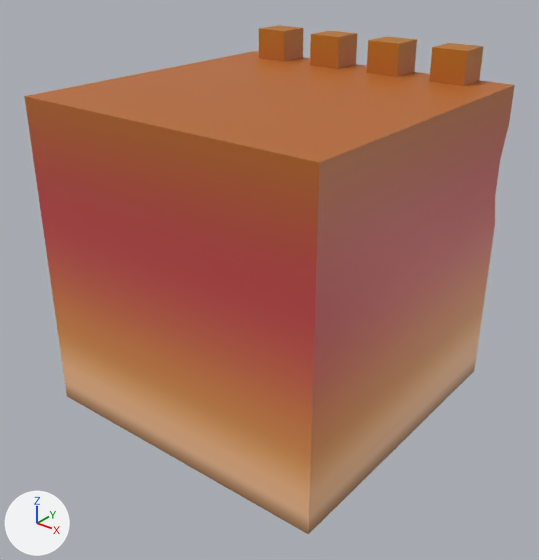
The FBX model Assets/Models/TileSets/Tileset 1/fort5.001.fbx, before and after one commit.
Camera for both pictures: a camera (50 mm lens) standing at (1.337, -1.708, 0.946) and looking at (0.02, -0.062, -0.075). The lights are fixed; the arrows at lower left show +X, +Y and +Z. Where no turn or scale is listed for an object, it has been applied to the vertices.

The first picture shows 'fort5.001'.
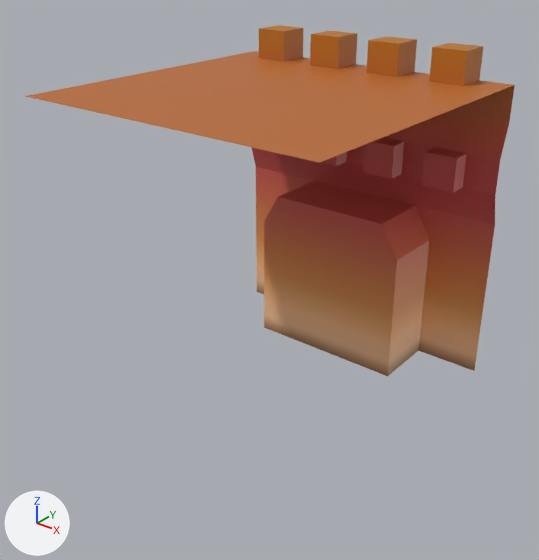
Edits to the bpy script that builds the scene:
```text
Change me_cube_080:
    used by ob_fort5_001; location = (0.0, 0.0, 0.0)
    remove me_cube_080.from_pydata(...)  # 228 vertices, 142 faces; spans x -0.5..0.5, y -0.5..0.5, z -0.5..0.6
    add me_cube_080.from_pydata(...)  # 182 vertices, 138 faces; spans x -0.5..0.5, y -0.5..0.5, z -0.5..0.6
    me_cube_080 part 1
    46 vertices are removed from x -0.5..0.5, y -0.5..0.5, z -0.5..0.389
    4 faces are deleted
```

Location of each change, (x1, y1, x2, y2) in pixels of the pictures (539 x 560 px):
'fort5.001', reshaped (31% shorter): before (24, 25, 515, 534); after (26, 25, 515, 376)
part 1 of me_cube_080, deleted (brown): before (24, 85, 515, 534)
